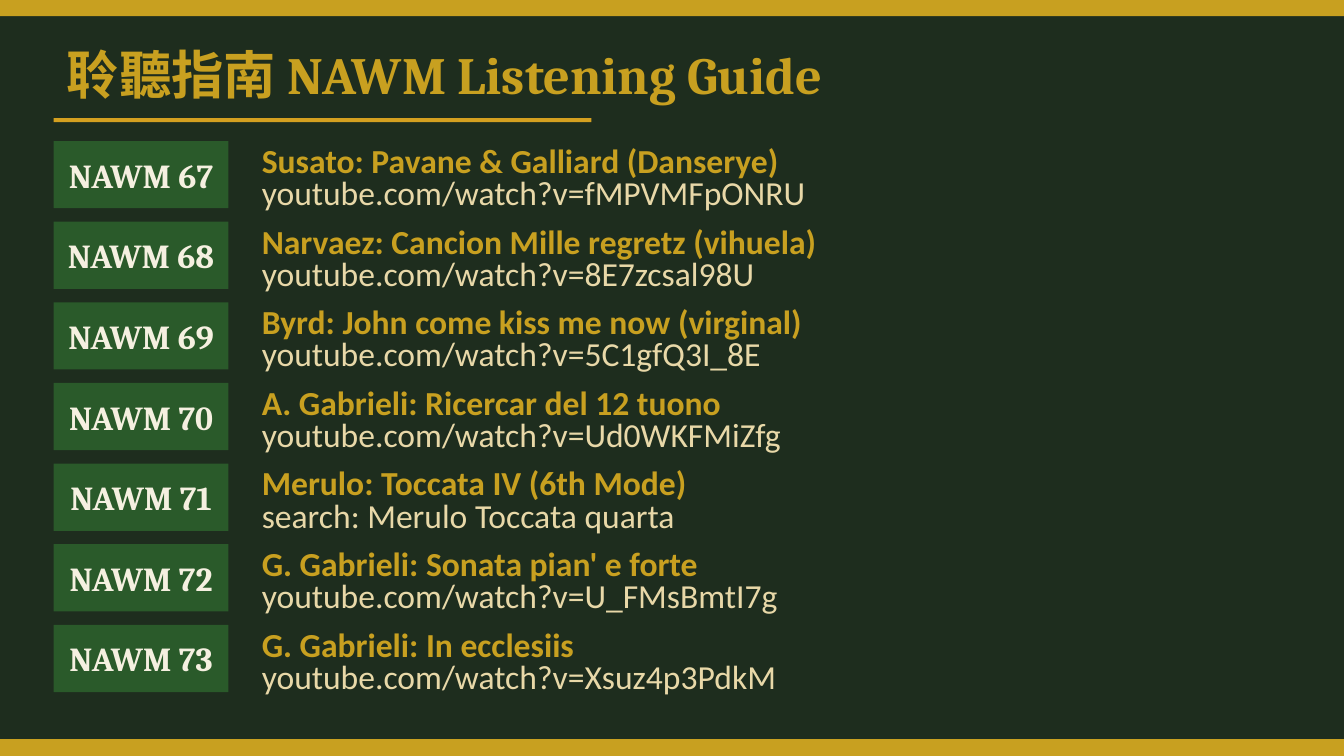
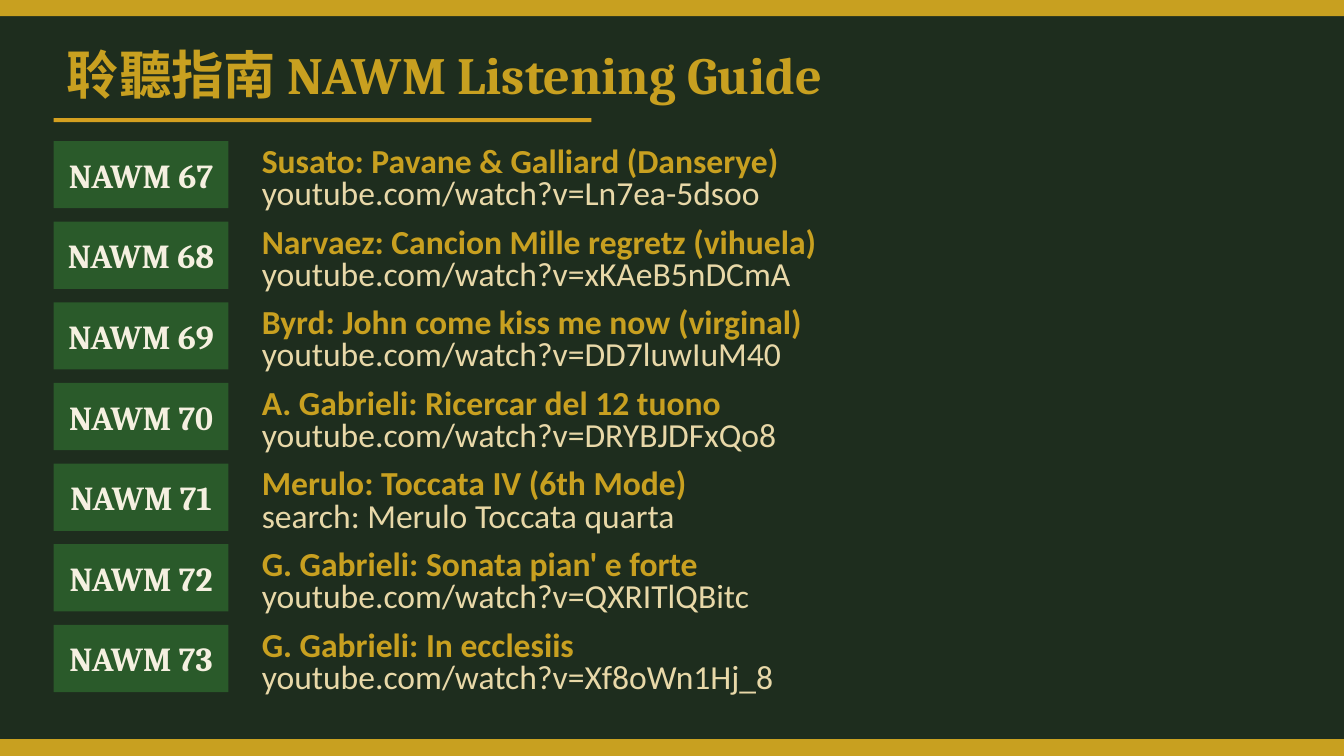
Before and after one commit to ccli-taipower/A_History_of_Western_Music, a slide deck: slide 27 of Ch12_Instrumental.pptx. Drawn at 1344x756 pixels with LibreOffice and Linux fonts; fonts in the diff are those of the drawing. Boxes give left, top, right and bottom in pixels: in the first picture for what was removed or moved away, otherwise in the second. Text is boxed around its words. In the diff, an @@ line names an element or a change of style, - is before the commit and + after.

```diff
--- a/Ch12_Instrumental.pptx
+++ b/Ch12_Instrumental.pptx
@@ text at <box>262,178,760,211</box>: text changed @@
-youtube.com/watch?v=fMPVMFpONRU
+youtube.com/watch?v=Ln7ea-5dsoo
@@ text at <box>262,258,790,292</box>: text changed @@
-youtube.com/watch?v=8E7zcsal98U
+youtube.com/watch?v=xKAeB5nDCmA
@@ text at <box>262,339,781,372</box>: text changed @@
-youtube.com/watch?v=5C1gfQ3I_8E
+youtube.com/watch?v=DD7luwIuM40
@@ text at <box>262,423,776,453</box>: text changed @@
-youtube.com/watch?v=Ud0WKFMiZfg
+youtube.com/watch?v=DRYBJDFxQo8
@@ text at <box>262,581,749,614</box>: text changed @@
-youtube.com/watch?v=U_FMsBmtI7g
+youtube.com/watch?v=QXRITlQBitc
@@ text at <box>262,665,773,695</box>: text changed @@
-youtube.com/watch?v=Xsuz4p3PdkM
+youtube.com/watch?v=Xf8oWn1Hj_8
```
Also in this commit, not shown: 6 other slides changed, 17 other files.
